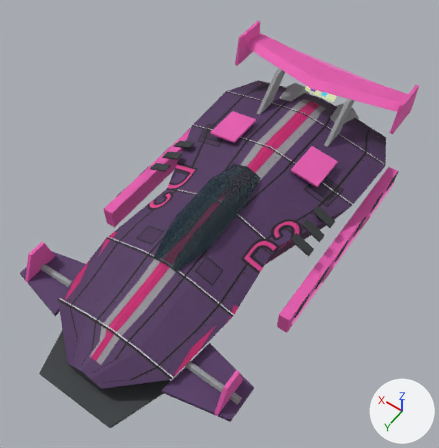
One commit to the glTF model public/assets/garage/frames/sidewinder.glb: the scene before it, then after it.
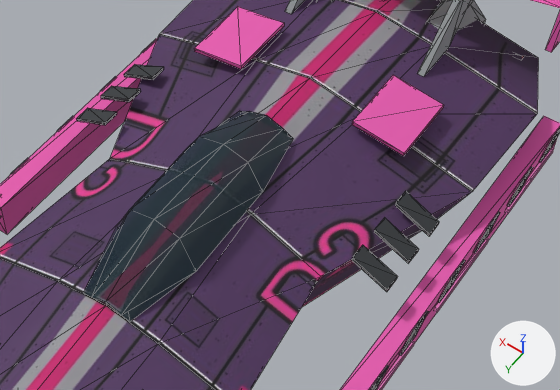
Old and new are each drawn whole from a camera (50 mm lens) standing at (-3.19, 4.94, 7.12) and looking at (-0.09, 0.6, 0.3) and again close up on the part from 25% to 90% of the width and 24% to 69% of the height. Lighting does not change. The marker at lower right points along +X, +Y and +Z. The last two pictures show the newer version. The close-ups show mesh edges as thin lines. Where no turn or scale is listed for an object, it has been applied to the vertices. Vertices at exactly the same position are counted once.

Objects in the first close-up: 'airbrake_L_body', 'airbrake_R_body', 'body_static' and 1 more.
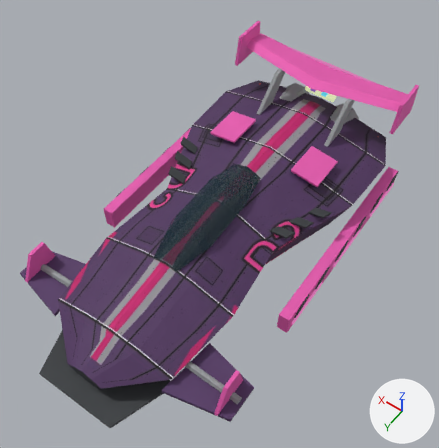
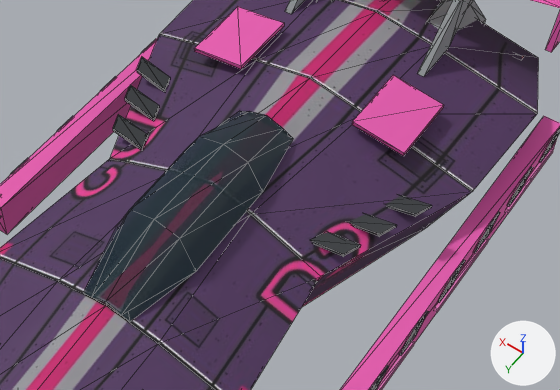
Patch to the scene script:
```diff
--- a/public/assets/garage/frames/sidewinder.glb.py
+++ b/public/assets/garage/frames/sidewinder.glb.py
@@ me_body_static @@
 me_body_static.from_pydata(...)  # 548 vertices, 916 faces; spans x -1.78..1.78, y -2.65..3.6, z -0.36..1.1
 # used by ob_body_static; location = (0.0, 0.0, 0.0)
+# me_body_static part 1: 24 of 548 vertices moved; they spanned x -1.4..-1.1, y -0.39..0.35, z 0.28..0.46 and now span x -1.32..-0.75, y -0.39..0.35, z 0.35..0.45; mean shift (0.22, 0.0, 0.03); largest move (-1.4, 0.35, 0.31) -> (-1.03, 0.35, 0.44)
+# me_body_static part 2: 24 of 548 vertices moved; they spanned x 1.1..1.4, y -0.39..0.35, z 0.28..0.46 and now span x 0.75..1.32, y -0.39..0.35, z 0.35..0.45; mean shift (-0.22, 0.0, 0.03); largest move (1.4, 0.35, 0.31) -> (1.03, 0.35, 0.44)
 me_body_static.materials.append(mat_frame_trim)
```

Boxes [x1, y1, x2, y2] around the edits, measured in the close-ups (560 x 390 px; the box of a moved part takes in the faces that stretch with it):
part 1 of me_body_static, moved or reshaped
    before: [352, 191, 439, 292]
    after: [310, 196, 432, 257]
part 2 of me_body_static, moved or reshaped
    before: [76, 64, 164, 125]
    after: [113, 57, 170, 150]
